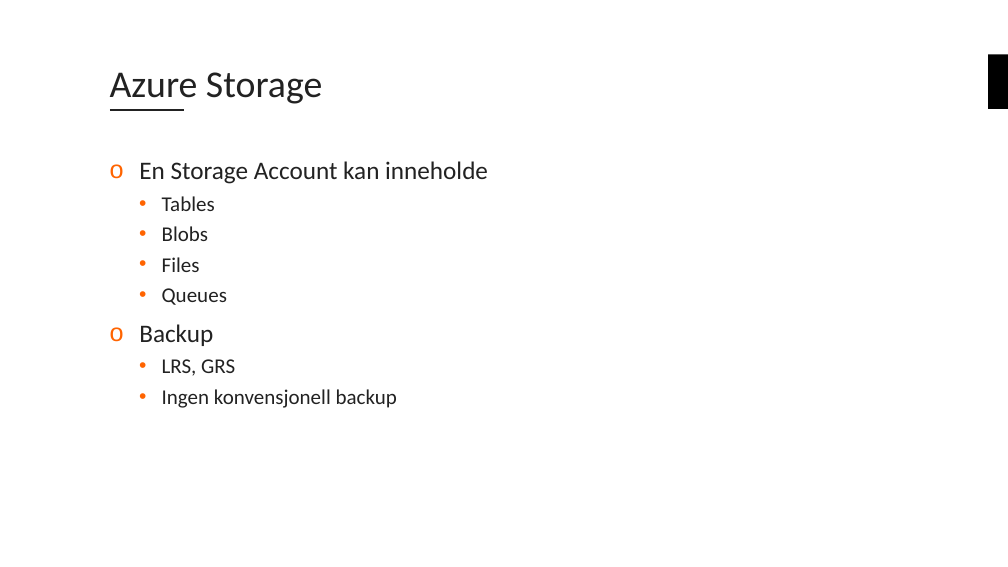
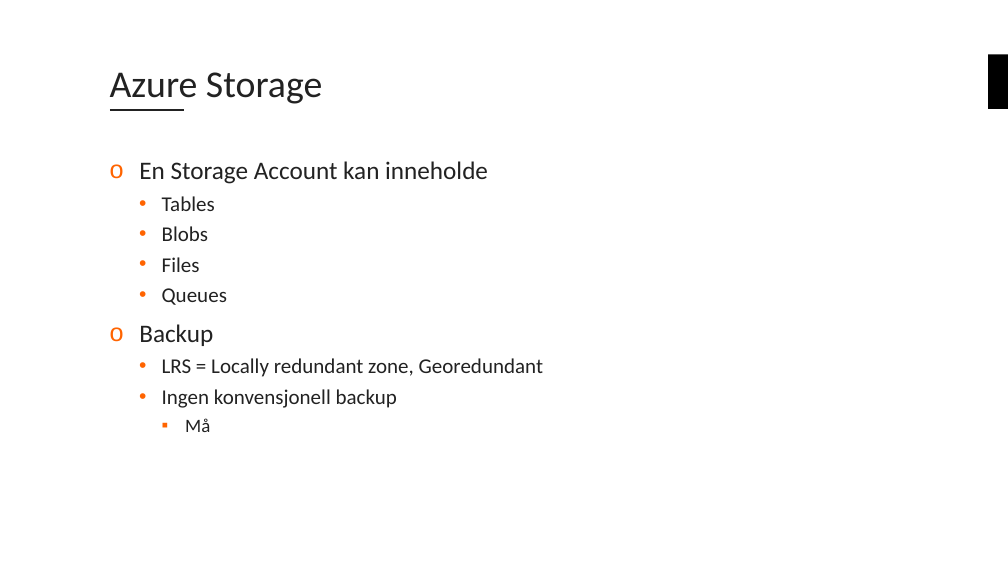
Before and after one commit to bouvet/azure-workshops, a slide deck: slide 24 of Workshop_1/Presentasjon/Azureskolen-Workshop#1.pptx (slide 26 before the commit). Drawn at 1008x567 pixels with LibreOffice and Linux fonts; fonts in the diff are those of the drawing; background and template pictures are left out. Boxes give left, top, right and bottom in pixels: in the first picture for what was removed or moved away, otherwise in the second. Text is boxed around its words. In the diff, an @@ line names an element or a change of style, - is before the commit and + after.

```diff
--- a/Workshop_1/Presentasjon/Azureskolen-Workshop#1.pptx
+++ b/Workshop_1/Presentasjon/Azureskolen-Workshop#1.pptx
@@ text at [162, 358, 543, 377]: text changed @@
-  • LRS, GRS
+  • LRS = Locally redundant zone, Georedundant
@@ text at [185, 418, 210, 432]: paragraph added @@
+    ▪ Må
```
Also in this commit, not shown: 9 other slides changed, 2 slides added, 1 slide removed.
